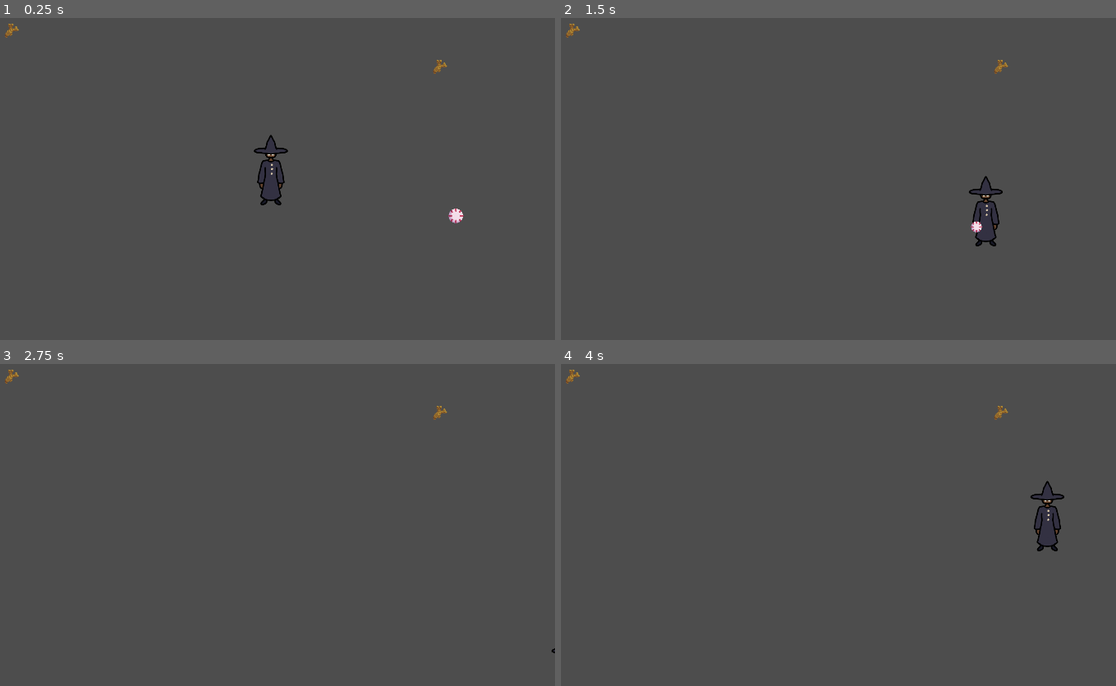
Above: before the commit, frames 1-4 (two rows, left to right).
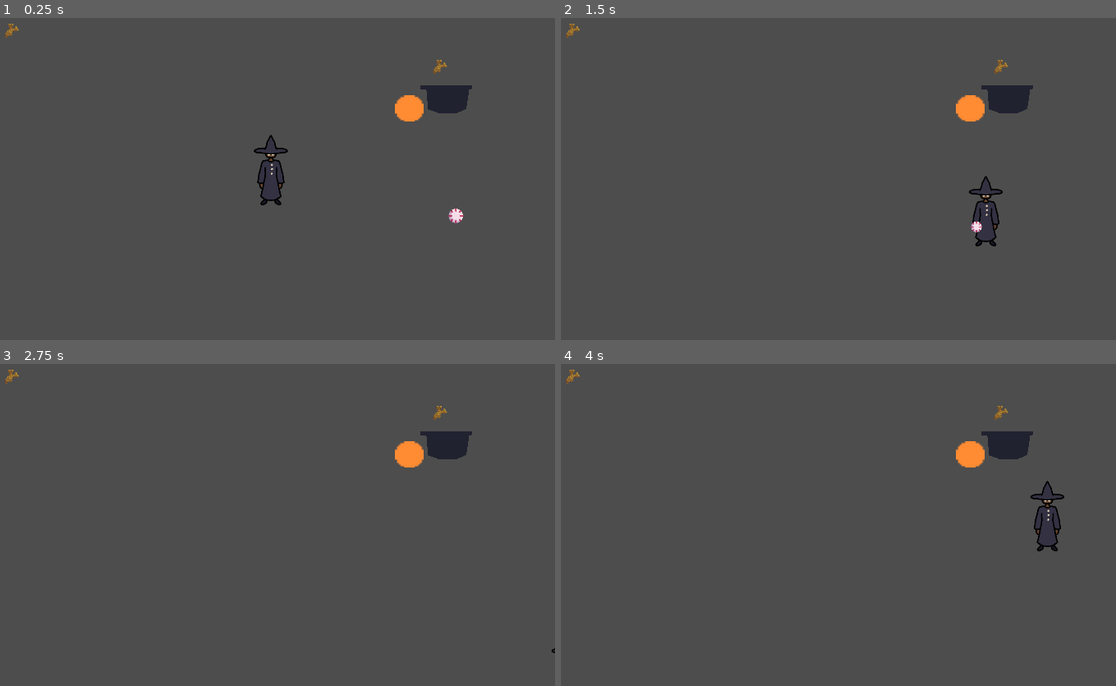
Above: after the commit, the same moments.

Repository: aryuserious/witch-in-training
Game: Godot game, scene res://scenes/level_1.tscn
The game is run twice, just before and just after one commit, with the same random seed, the same clock (stepped at 60 frames per second) and the same inputs.
Inputs:
- Up to frame 1 (0.25 s): no input
- Up to frame 2 (1.5 s): tap Enter at 0.5 s; hold D (right) 0.53-1.28 s; tap Q (drop) at 0.6 s; hold S (down) from 1.28 s (still down); tap E (pickup) at 1.35 s
- Up to frame 3 (2.75 s): release S (down) at 2.03 s; hold D (right) from 2.03 s (still down); tap Q (drop) at 2.1 s
- Up to frame 4 (4 s): release D (right) at 2.78 s; hold W (up) 2.78-3.53 s; tap E (pickup) at 2.85 s; tap Space at 3.5 s; hold A (left) from 3.53 s (still down); tap Q (drop) at 3.6 s

The runs differ from the first frame. In frame 1, 1.0% of the frame differs, in the area x 71-86%, y 20-33%; in frame 2, 1.0%; in frame 3, 1.0%; in frame 4, 1.0%.

Commit message:
set collison layers and masks

Diff:
--- a/scenes/cauldron.tscn
+++ b/scenes/cauldron.tscn
@@ -10,17 +10,21 @@
 radius = 43.1741
 
 [node name="Cauldron" type="StaticBody2D"]
+scale = Vector2(0.5, 0.5)
+collision_layer = 8
 
 [node name="Polygon2D" type="Polygon2D" parent="."]
 position = Vector2(0, -46)
 color = Color(0.133, 0.1368, 0.19, 1)
-polygon = PackedVector2Array(-80, -23, 73, -23, 72, -12, 63, -9, 55, 46, 21, 60, -24, 60, -57, 48, -62, -9, -79, -11)
+polygon = PackedVector2Array(-80, -23, 73, -23, 72, -12, 63, -9, 55, 46, 26, 60, -24, 60, -57, 48, -62, -9, -79, -11)
 
 [node name="CollisionShape2D" type="CollisionShape2D" parent="."]
 rotation = 1.5708
 shape = SubResource("CapsuleShape2D_jfit8")
 
 [node name="Detection" type="Area2D" parent="."]
+collision_layer = 16
+collision_mask = 2
 
 [node name="Sprite2D" type="Sprite2D" parent="Detection"]
 modulate = Color(1, 0.546667, 0.2, 1)
--- a/scenes/ingredient.tscn
+++ b/scenes/ingredient.tscn
@@ -7,6 +7,8 @@
 radius = 12.0
 
 [node name="Ingredient" type="Area2D"]
+collision_layer = 4
+collision_mask = 0
 script = ExtResource("1_vuxb1")
 
 [node name="Sprite" type="Sprite2D" parent="."]
--- a/scenes/level_1.tscn
+++ b/scenes/level_1.tscn
@@ -1,7 +1,8 @@
-[gd_scene load_steps=3 format=3 uid="uid://2571m6godsxt"]
+[gd_scene load_steps=4 format=3 uid="uid://2571m6godsxt"]
 
 [ext_resource type="PackedScene" uid="uid://c5sekepb63mku" path="res://scenes/player.tscn" id="1_iw33g"]
 [ext_resource type="PackedScene" uid="uid://7uagnpdsdv57" path="res://scenes/ingredient.tscn" id="2_ko811"]
+[ext_resource type="PackedScene" uid="uid://d34dwh7n46jpu" path="res://scenes/cauldron.tscn" id="3_7uji8"]
 
 [node name="Level1" type="Node2D"]
 
@@ -17,3 +18,6 @@
 
 [node name="Ingredient3" parent="." instance=ExtResource("2_ko811")]
 position = Vector2(476, 422)
+
+[node name="Cauldron" parent="." instance=ExtResource("3_7uji8")]
+position = Vector2(803, 202)
--- a/scenes/player.tscn
+++ b/scenes/player.tscn
@@ -11,6 +11,8 @@
 radius = 67.0
 
 [node name="Player" type="CharacterBody2D"]
+collision_layer = 2
+collision_mask = 9
 script = ExtResource("1_u0nfh")
 
 [node name="Sprite2D" type="Sprite2D" parent="."]
@@ -24,6 +26,8 @@
 shape = SubResource("CapsuleShape2D_dtcbc")
 
 [node name="Detection" type="Area2D" parent="."]
+collision_layer = 16
+collision_mask = 4
 
 [node name="CollisionShape2D" type="CollisionShape2D" parent="Detection"]
 shape = SubResource("CircleShape2D_7ixw2")
